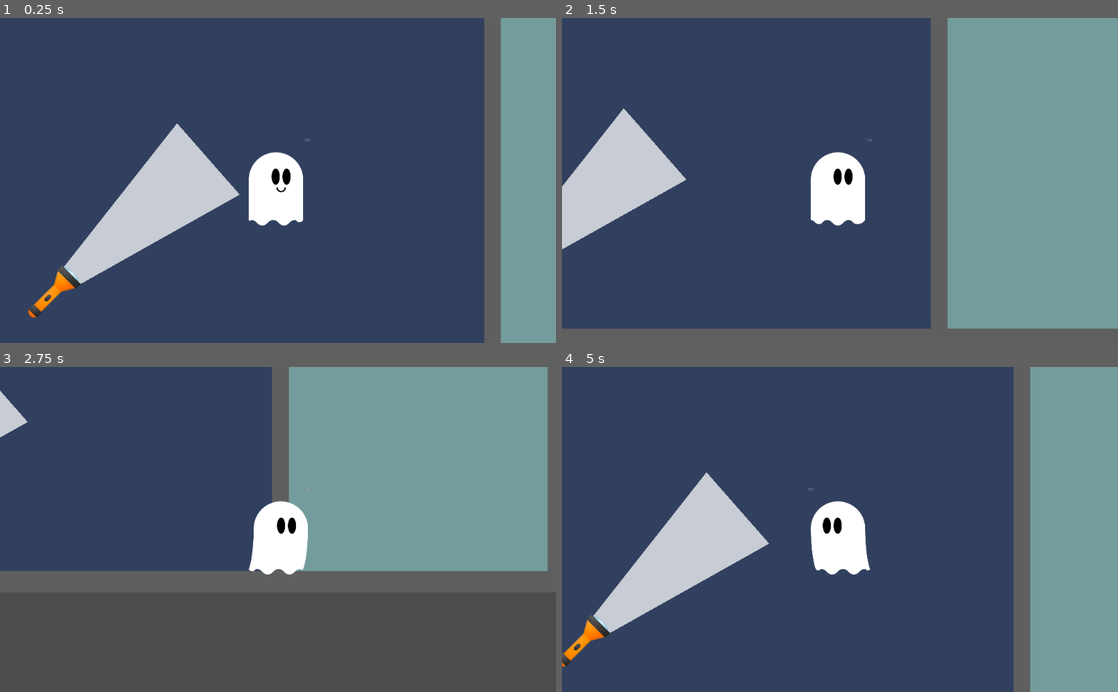
Above: before the commit, frames 1-4 (two rows, left to right).
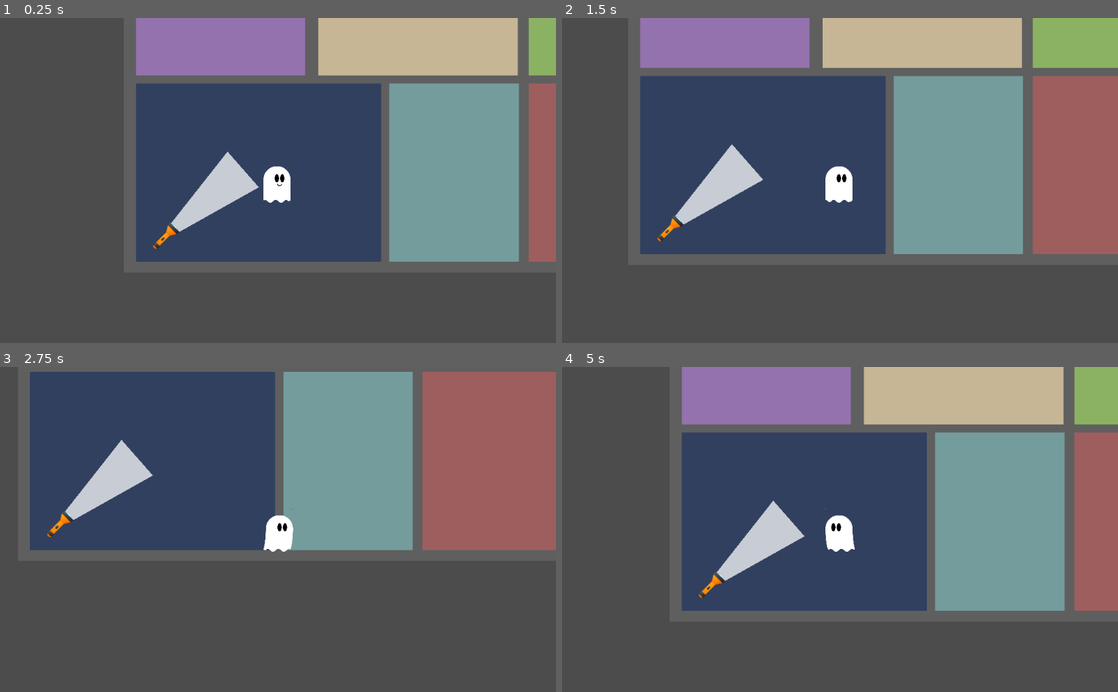
Above: after the commit, the same moments.

Repository: jackmakesthings/boo
Game: Godot game, scene res://house.tscn
Two runs of this game, one before a commit and one after it. Both use one fixed random seed, a clock stepped at 60 frames per second and the inputs below.
Inputs:
- Up to frame 1 (0.25 s): no input
- Up to frame 2 (1.5 s): tap Enter at 0.5 s; hold Right (move_right) 0.53-1.28 s; hold Space (boo) 0.53-1.28 s; hold Down (move_down) from 1.28 s (still down); tap Space (boo) at 1.35 s
- Up to frame 3 (2.75 s): release Down (move_down) at 2.03 s; hold Right (move_right) from 2.03 s (still down); hold Space (boo) from 2.03 s (still down)
- Up to frame 4 (5 s): release Right (move_right) at 2.78 s; release Space (boo) at 2.78 s; hold Up (move_up) 2.78-3.53 s; tap Space (boo) at 2.85, 4.35 s; hold Space (boo) 3.53-4.28 s; hold Left (move_left) from 3.53 s (still down)

The runs differ from the first frame. In frame 1, 78% of the frame differs, in the area x 0-100%, y 0-100%; in frame 2, 67%; in frame 3, 28%; in frame 4, 77%.

Commit message:
improved ghost camera, radial progres test images

Diff:
--- a/player.tscn
+++ b/player.tscn
@@ -138,10 +138,11 @@
 speed = 300
 
 [node name="Camera2D" type="Camera2D" parent="."]
-position = Vector2( -1.59302, 0.823608 )
+position = Vector2( -1.59302, 2.82361 )
 rotation = -1.74846e-07
 scale = Vector2( 2, 2 )
 current = true
+zoom = Vector2( 2, 2 )
 
 [node name="body" type="Node2D" parent="."]
 
@@ -152,17 +153,17 @@
 
 [node name="torso" type="AnimatedSprite" parent="body"]
 position = Vector2( 0.00012207, 22 )
-frames = SubResource( 12 )
+frames = SubResource( 3 )
 
 [node name="bottom" type="AnimatedSprite" parent="body"]
-position = Vector2( -9.52686, 156.817 )
-frames = SubResource( 9 )
+position = Vector2( -8.94287, 156.567 )
+frames = SubResource( 12 )
 frame = 7
 speed_scale = 3.0
 
 [node name="face" type="AnimatedSprite" parent="body"]
 position = Vector2( 10, 11.654 )
-frames = SubResource( 20 )
+frames = SubResource( 19 )
 animation = "happy"
 frame = 1
 playing = true
Not shown: 1 places in player.tscn that only renumber resources
Binary file added: ui/radial-bg.png
Not shown, added: ui/radial-bg.png.import
Binary file added: ui/radial-fg.png
Not shown, added: ui/radial-fg.png.import
